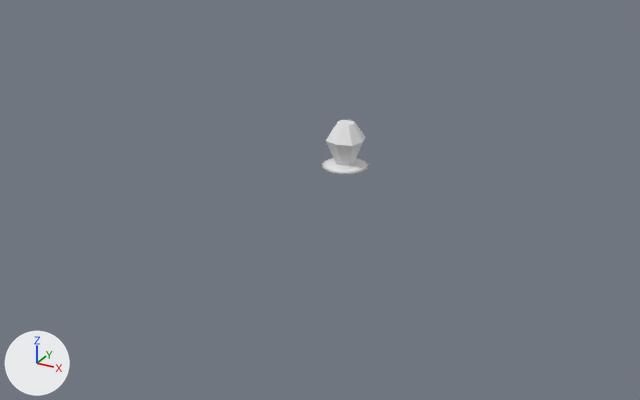
The Blender file blend/crystal.blend: old version first, new version second.
One viewpoint serves both versions: a 50 mm camera at (15.9, -31.1, 13.7) aimed at (-0.5, -1.3, -1.2). Arrows for +X, +Y and +Z are at lower left; the lights stay in place.

The scene before the commit, as lines of its bpy script (objects in view):
```python
me_cylinder = bpy.data.meshes.new('Cylinder')
me_cylinder.from_pydata(...)  # 122 vertices, 94 faces; spans x -1.0..1.0, y -1.0..1.0, z 0.0..1.89
ob_cylinder = bpy.data.objects.new('Cylinder', me_cylinder)
ob_cylinder.location = (0.0, 0.0, 0.0)
```
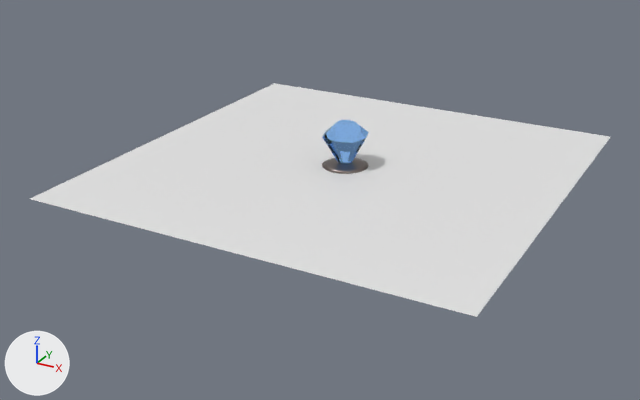
Changed parts and their boxes (x1, y1, x2, y2) in the pictures (640 x 400 px; the box of a moved part takes in the faces that stretch with it):
'Plane', added: after (30, 83, 610, 317)
'Cylinder', reshaped, recoloured: (322, 120, 369, 174) in both
part 1 of me_cylinder, moved or reshaped: before (326, 122, 365, 166); after (322, 122, 369, 165)
part 2 of me_cylinder, recoloured (white to grey): (322, 158, 369, 174) in both
part 3 of me_cylinder, recoloured: (328, 159, 363, 170) in both
part 4 of me_cylinder, recoloured: (337, 120, 354, 125) in both

Patch to the scene script:
```diff
--- a/blend/crystal.blend.py
+++ b/blend/crystal.blend.py
@@ mat_material_001 @@
+mat_material_001 = principled_material('Material.001')
+mat_material_001.base_color = (0.287, 0.242, 0.223)  # grey #928782
+mat_material_001.metallic = 1.0
+mat_material_001.roughness = 0.387
@@ mat_material_002 @@
+mat_material_002 = bpy.data.materials.new('Material.002')
+mat_material_002.use_nodes = True; mat_material_002.node_tree.nodes.clear()
+_N = mat_material_002.node_tree.nodes; _L = mat_material_002.node_tree.links
+n0 = _N.new('ShaderNodeOutputMaterial'); n0.name = 'Material Output'
+n1 = _N.new('ShaderNodeBsdfGlass'); n1.name = 'Glass BSDF'
+n1.distribution = 'BECKMANN'
+n1.inputs[0].default_value = (0.539, 0.747, 1.0, 1.0)  # 'Color', blue #c2e0ff
+n1.inputs[1].default_value = 0.05  # 'Roughness'
+n1.inputs[2].default_value = 1.25  # 'IOR'
+_L.new(n1.outputs[0], n0.inputs[0])  # 'BSDF' to 'Surface'
@@ me_cylinder @@
 me_cylinder.from_pydata(...)  # 122 vertices, 94 faces; spans x -1.0..1.0, y -1.0..1.0, z 0.0..1.89
-me_cylinder.vertices[96].co = (-0.28, -0.28, 0.07)  # pixel (336, 164)
-me_cylinder.vertices[98].co = (-0.28, 0.28, 0.07)
-me_cylinder.vertices[100].co = (0.28, -0.28, 0.07)  # pixel (348, 166)
-me_cylinder.vertices[102].co = (0.28, 0.28, 0.07)  # pixel (354, 162)
-me_cylinder.vertices[104].co = (-0.62, -0.62, 1.17)  # pixel (325, 140)
-me_cylinder.vertices[105].co = (-0.62, 0.62, 1.17)
-me_cylinder.vertices[106].co = (0.62, 0.62, 1.17)  # pixel (365, 136)
-me_cylinder.vertices[107].co = (0.62, -0.62, 1.17)  # pixel (352, 145)
-me_cylinder.vertices[108].co = (0.0, 0.36, 0.07)
-me_cylinder.vertices[110].co = (0.0, -0.36, 0.07)  # pixel (341, 166)
-me_cylinder.vertices[112].co = (0.0, -0.8, 1.17)  # pixel (336, 144)
-me_cylinder.vertices[113].co = (0.0, 0.8, 1.17)
-me_cylinder.vertices[114].co = (-0.36, 0.0, 0.07)
-me_cylinder.vertices[116].co = (0.36, 0.0, 0.07)  # pixel (352, 164)
-me_cylinder.vertices[118].co = (0.8, 0.0, 1.17)  # pixel (362, 142)
-me_cylinder.vertices[119].co = (-0.8, 0.0, 1.17)  # pixel (328, 135)
+# me_cylinder part 1
+me_cylinder.vertices[96].co = (-0.19, -0.19, 0.07)
+me_cylinder.vertices[98].co = (-0.19, 0.19, 0.07)
+me_cylinder.vertices[100].co = (0.19, -0.19, 0.07)  # pixel (347, 165)
+me_cylinder.vertices[102].co = (0.19, 0.19, 0.07)  # pixel (351, 162)
+me_cylinder.vertices[104].co = (-0.72, -0.72, 1.36)  # pixel (322, 136)
+me_cylinder.vertices[105].co = (-0.72, 0.72, 1.36)
+me_cylinder.vertices[106].co = (0.72, 0.72, 1.36)  # pixel (368, 132)
+me_cylinder.vertices[107].co = (0.72, -0.72, 1.36)  # pixel (353, 142)
+me_cylinder.vertices[108].co = (0.0, 0.24, 0.07)
+me_cylinder.vertices[110].co = (0.0, -0.24, 0.07)
+me_cylinder.vertices[112].co = (0.0, -0.94, 1.36)  # pixel (335, 141)
+me_cylinder.vertices[113].co = (0.0, 0.94, 1.36)
+me_cylinder.vertices[114].co = (-0.24, 0.0, 0.07)
+me_cylinder.vertices[116].co = (0.24, 0.0, 0.07)
+me_cylinder.vertices[118].co = (0.94, 0.0, 1.36)  # pixel (365, 138)
+me_cylinder.vertices[119].co = (-0.94, 0.0, 1.36)  # pixel (325, 131)
+# me_cylinder part 2: all 32 faces centred in x -0.86..0.86, y -0.86..0.86, z 0.03 switch from no material to mat_material_001 (grey #928782)
+# me_cylinder part 3: all 32 faces centred in x -0.5..0.5, y -0.5..0.5, z 0.11 switch from no material to mat_material_001 (grey #928782)
+# me_cylinder part 4: 28 of the faces centred in x -0.51..0.51, y -0.51..0.51, z 0.07..1.89 switch from no material to mat_material_002
@@ me_plane @@
+me_plane.from_pydata([(-1.0, -1.0, 0.0), (1.0, -1.0, 0.0), (-1.0, 1.0, 0.0), (1.0, 1.0, 0.0)], [], [(0, 1, 3, 2)])
@@ ob_plane @@
+ob_plane = bpy.data.objects.new('Plane', me_plane)
+ob_plane.location = (0.0, 0.0, 0.0)
+ob_plane.scale = (9.04, 9.04, 9.04)
```
